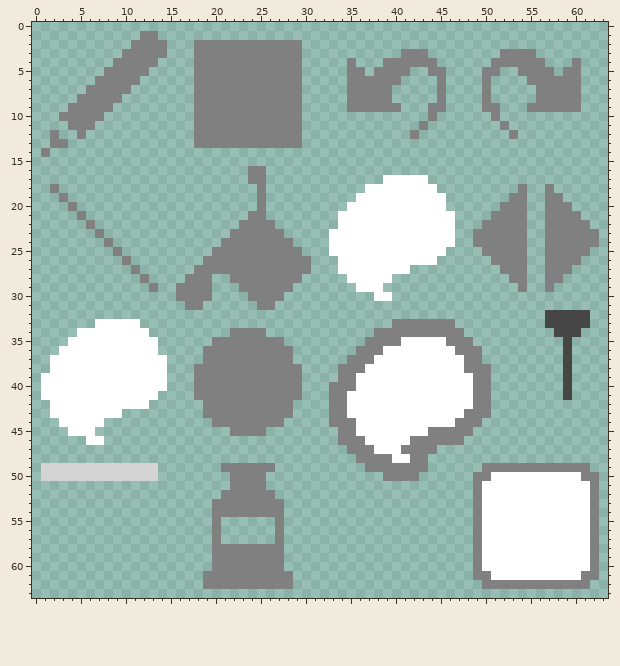
Edited in one commit: pixel-art sprite (Assets/tool_icon.png). Above, as it was before the edit.
The file is 64x64 pixels.
Now the later version:
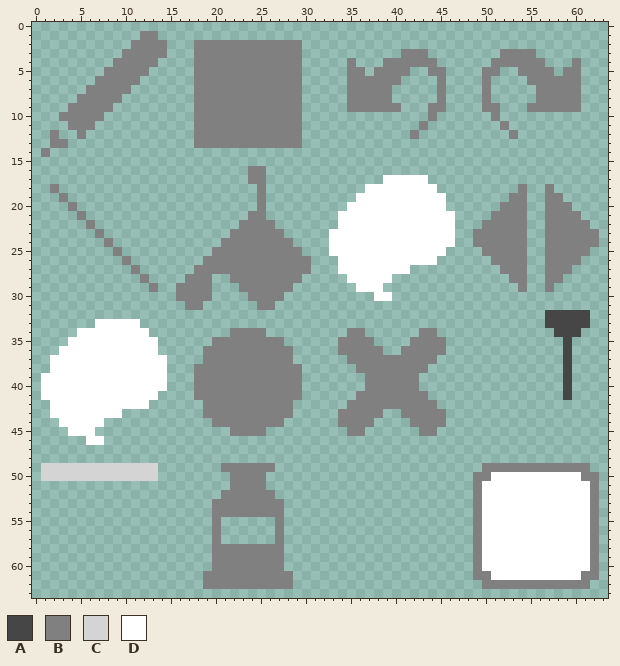
Palette (. is transparent): A #464646  B #808080  C #d4d4d4  D #ffffff
Log entry: 閉じるアイコン追加
What changed:
@@ x 31..52 @@
 32 ......................
-33 .........BBBBBBB......
-34 .......BBBBBBBBBB.....
-35 ......BBBBDDDDDBBB....
-36 .....BBBDDDDDDDDBBB...
-37 ....BBBDDDDDDDDDDBB...
-38 ...BBBDDDDDDDDDDDBBB..
-39 ...BBDDDDDDDDDDDDDBB..
-40 ..BBBDDDDDDDDDDDDDBB..
-41 ..BBDDDDDDDDDDDDDDBB..
-42 ..BBDDDDDDDDDDDDDDBB..
-43 ..BBDDDDDDDDDDDDDBBB..
-44 ..BBBDDDDDDDDDDDBBB...
-45 ...BBDDDDDDDDBBBBB....
-46 ...BBBDDDDDBBBBBB.....
-47 ....BBBDDDBBBB........
-48 .....BBBBDDBB.........
-49 ......BBBBBBB......BBB
-50 ........BBBB......BBDD
+33 ......................
+34 ....BB......BB........
+35 ...BBBB....BBBB.......
+36 ...BBBBB..BBBBB.......
+37 ....BBBBBBBBBB........
+38 .....BBBBBBBB.........
+39 ......BBBBBB..........
+40 ......BBBBBB..........
+41 .....BBBBBBBB.........
+42 ....BBBBBBBBBB........
+43 ...BBBBB..BBBBB.......
+44 ...BBBB....BBBB.......
+45 ....BB......BB........
+46 ......................
+47 ......................
+48 ......................
+49 ...................BBB
+50 ..................BBDD
 51 ..................BDDD
Changed places in both pictures, as pixel boxes (x1, y1, x2, y2):
changed: (329, 319, 491, 481)
